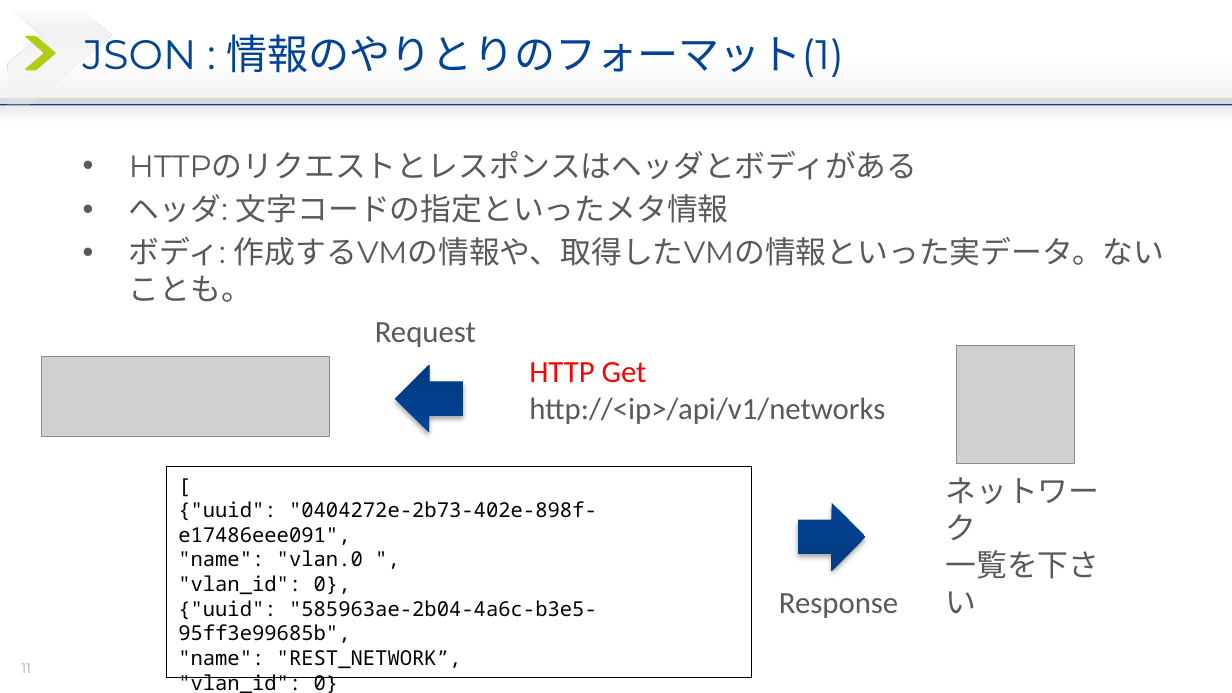
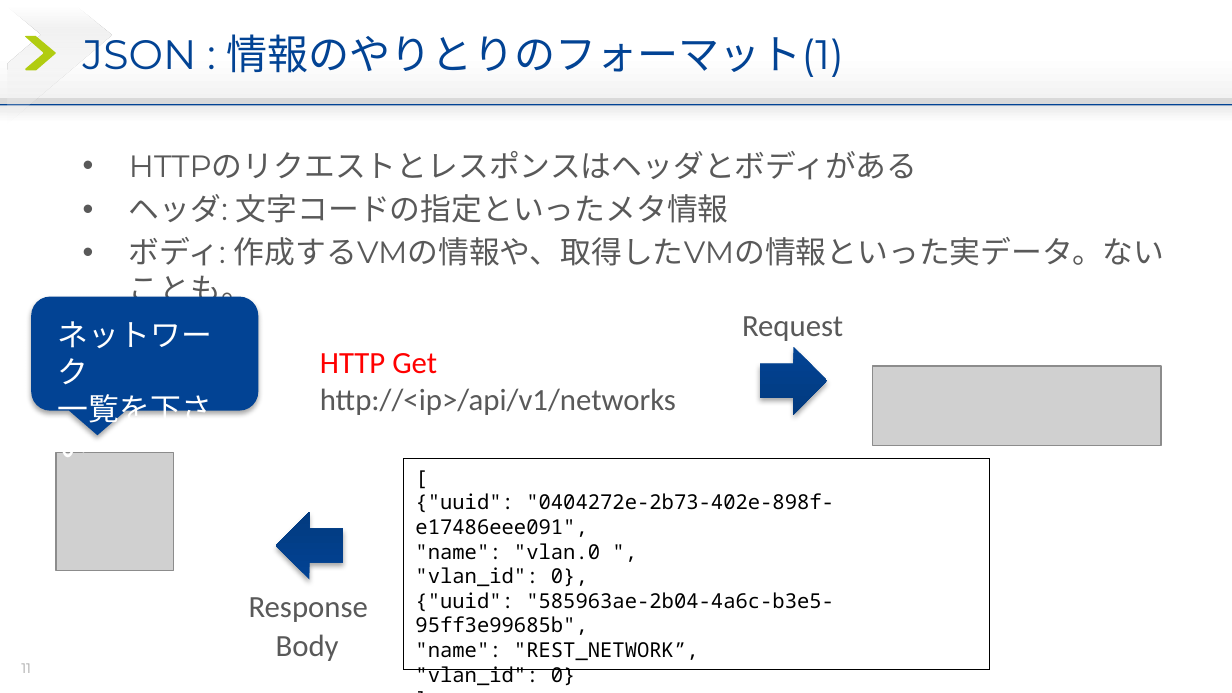
Before and after one commit to yuichi110/nutanix_restapi_bootcamp, a slide deck: slide 11 of about_restapi.PPTX. Drawn at 1232x693 pixels with LibreOffice and Linux fonts; fonts in the diff are those of the drawing; grey boxes stand for pictures; background and template pictures are left out. Boxes give left, top, right and bottom in pixels: in the first picture for what was removed or moved away, otherwise in the second. Text is boxed around its words. In the diff, an @@ line names an element or a change of style, - is before the commit and + after.

```diff
--- a/about_restapi.PPTX
+++ b/about_restapi.PPTX
@@ rounded speech box added at (31, 297, 257, 411), fill #024394 @@
@@ text "Request": place and size @@
-text "Request" at (375, 322, 476, 347)
+text "Request" at (742, 316, 843, 341)
@@ text "ネットワーク": place and size @@
-text "ネットワーク" at (946, 477, 1100, 613)
+text "ネットワーク" at (58, 321, 212, 466)
@@ text "ネットワーク" at (58, 321, 212, 466): text colour #595959 to #FFFFFF @@
@@ text "HTTP Get": place and size @@
-text "HTTP Get" at (529, 362, 885, 424)
+text "HTTP Get" at (320, 353, 676, 415)
@@ right arrow at (760, 346, 828, 414): rotation 180 to 0 degrees @@
@@ picture: place and size @@
-picture at (42, 357, 330, 437)
+picture at (872, 366, 1161, 446)
@@ picture: place and size @@
-picture at (956, 346, 1074, 464)
+picture at (55, 453, 174, 572)
@@ rectangle "[": place and size @@
-rectangle "[" at (166, 467, 752, 679)
+rectangle "[" at (403, 458, 988, 670)
@@ right arrow at (276, 511, 344, 579): rotation 0 to 180 degrees @@
@@ text "Response": place and size @@
-text "Response" at (779, 593, 898, 618)
+text "Response" at (249, 597, 368, 622)
@@ text added at (276, 634, 339, 661), 18 pt, text #595959 @@
+Body
```
Also in this commit, not shown: 4 other slides changed, 6 other files.
